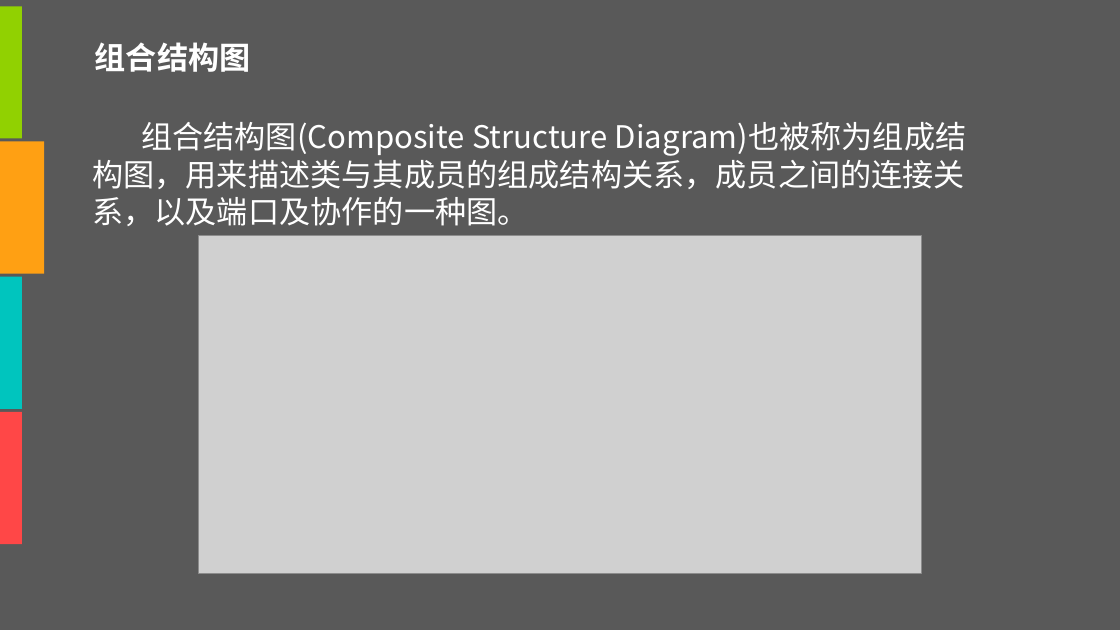
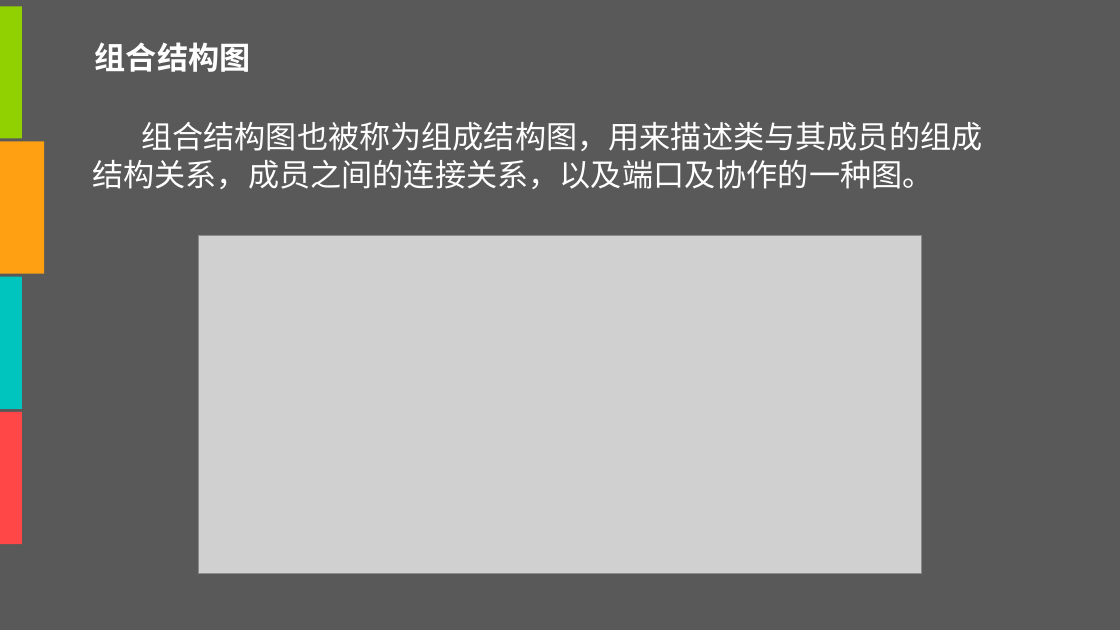
Before and after one commit to tzy502/G16, a slide deck: slide 89 of UML/UML图-G16.pptx (slide 90 before the commit). Drawn at 1120x630 pixels with LibreOffice and Linux fonts; fonts in the diff are those of the drawing; grey boxes stand for pictures. Boxes give left, top, right and bottom in pixels: in the first picture for what was removed or moved away, otherwise in the second. Text is boxed around its words. In the diff, an @@ line names an element or a change of style, - is before the commit and + after.

```diff
--- a/UML/UML图-G16.pptx
+++ b/UML/UML图-G16.pptx
@@ text at [92, 122, 982, 189]: text changed @@
-组合结构图(Composite Structure Diagram)也被称为组成结构图，用来描述类与其成员的组成结构关系，成员之间的连接关系，以及端口及协作的一种图。
+组合结构图也被称为组成结构图，用来描述类与其成员的组成结构关系，成员之间的连接关系，以及端口及协作的一种图。
```
Also in this commit, not shown: 4 other slides changed, 1 slide removed, 1 other file.
